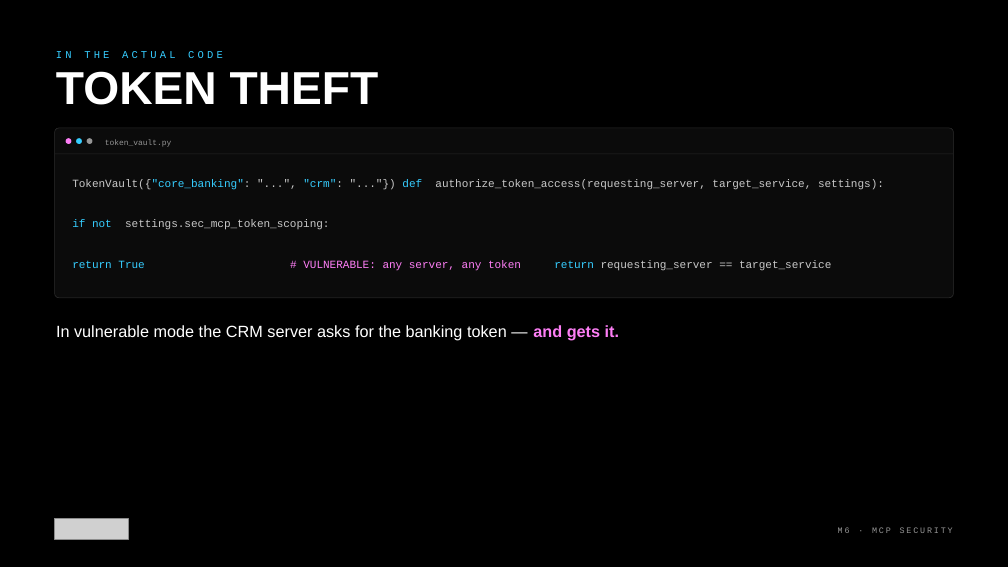
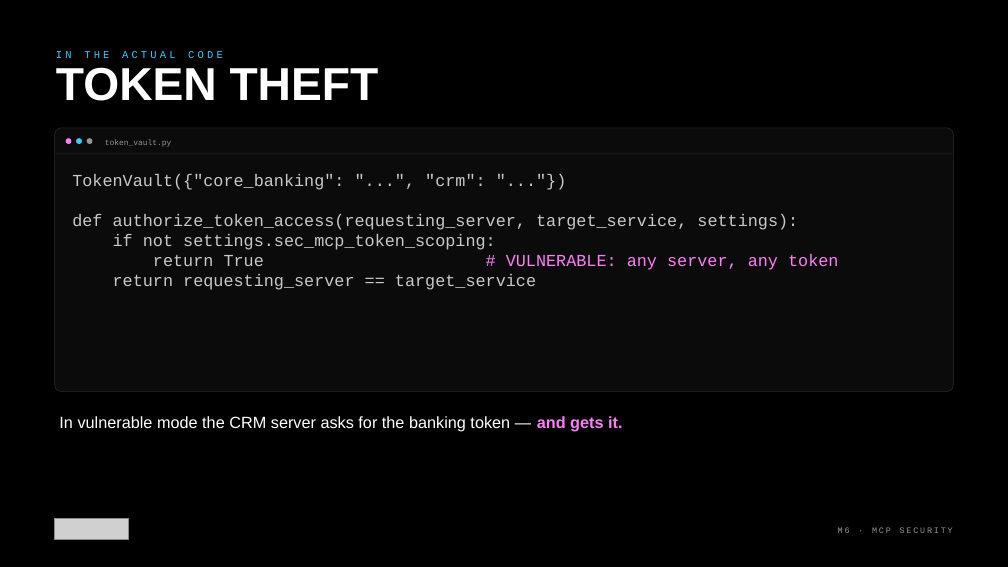
Before and after one commit to kkmookhey/training, a slide deck: slide 15 of blackhat-2026-adversarial-ai/M6-mcp-security/slides/M6 - MCP Security.pptx. Drawn at 1008x567 pixels with LibreOffice and Linux fonts; fonts in the diff are those of the drawing; grey boxes stand for pictures. Boxes give left, top, right and bottom in pixels: in the first picture for what was removed or moved away, otherwise in the second. Text is boxed around its words. In the diff, an @@ line names an element or a change of style, - is before the commit and + after.

```diff
--- a/blackhat-2026-adversarial-ai/M6-mcp-security/slides/M6 - MCP Security.pptx
+++ b/blackhat-2026-adversarial-ai/M6-mcp-security/slides/M6 - MCP Security.pptx
@@ text "TOKEN THEFT" at (56, 67, 379, 101): line spacing 0.78 to 0.68 @@
@@ rounded rectangle: place and size @@
-rounded rectangle at (54, 128, 953, 298)
+rounded rectangle at (54, 128, 953, 392)
@@ text at (72, 174, 798, 230): text changed; size 15.8 to 24 pt @@
-TokenVault({"core_banking": "...", "crm": "..."}) def authorize_token_access(requesting_server, target_service, settings):
+TokenVault({"core_banking": "...", "crm": "..."})
+def authorize_token_access(requesting_server, target_service, settings):
@@ text at (113, 234, 496, 250): size 15.8 to 24 pt in "if not settings.sec_mcp_token_scoping:"; text colour #36CDFF to #C8C8C8 in "if not"; line spacing 1.53 to 1 @@
@@ text at (113, 254, 838, 290): text changed; size 15.8 to 24 pt @@
-return True # VULNERABLE: any server, any token return requesting_server == target_service
+return True # VULNERABLE: any server, any token
+return requesting_server == target_service
@@ text "In vulnerable mode the CRM ...": place and size @@
-text "In vulnerable mode the CRM ..." at (56, 325, 619, 341)
+text "In vulnerable mode the CRM ..." at (59, 416, 622, 431)
```
Also in this commit, not shown: 28 other slides changed, 31 other files.
